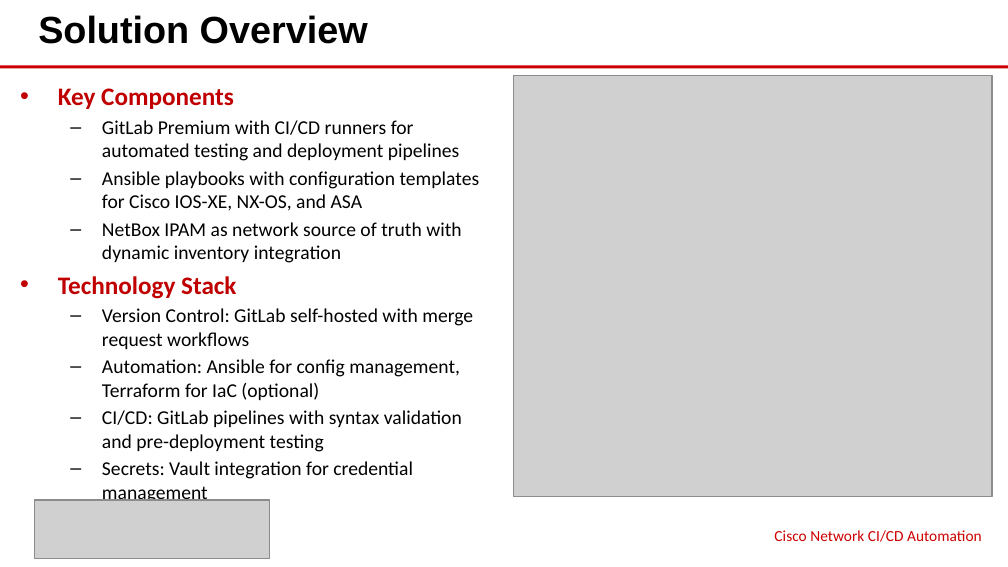
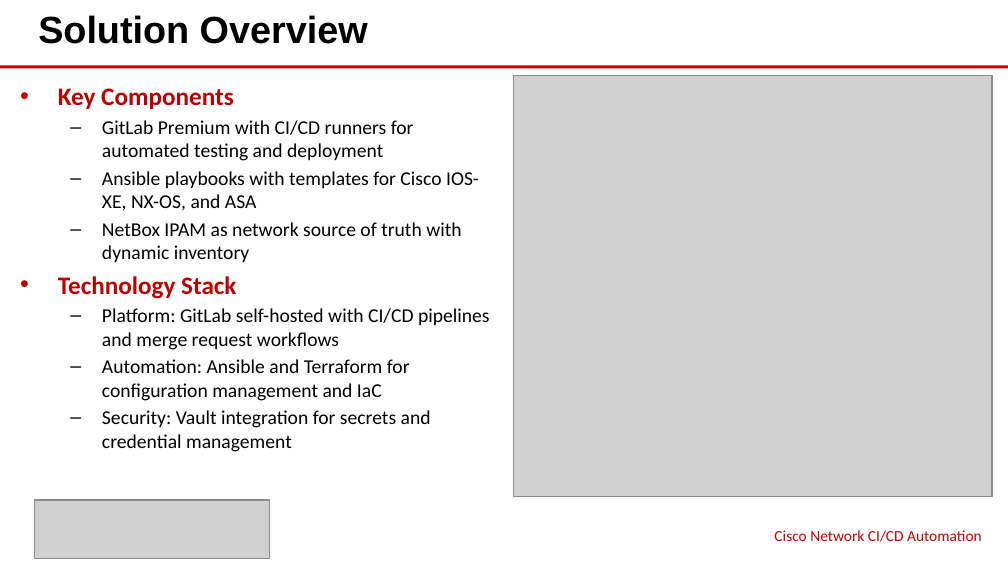
Before and after one commit to eoframework/solutions, a slide deck: slide 4 of solutions/cisco/devops/ci-cd-automation/presales/solution-briefing.pptx. Drawn at 1008x567 pixels with LibreOffice and Linux fonts; fonts in the diff are those of the drawing; grey boxes stand for pictures. Boxes give left, top, right and bottom in pixels: in the first picture for what was removed or moved away, otherwise in the second. Text is boxed around its words. In the diff, an @@ line names an element or a change of style, - is before the commit and + after.

```diff
--- a/solutions/cisco/devops/ci-cd-automation/presales/solution-briefing.pptx
+++ b/solutions/cisco/devops/ci-cd-automation/presales/solution-briefing.pptx
@@ text at [102, 120, 479, 262]: text changed @@
-  – GitLab Premium with CI/CD runners for automated testing and deployment pipelines
-  – Ansible playbooks with configuration templates for Cisco IOS-XE, NX-OS, and ASA
-  – NetBox IPAM as network source of truth with dynamic inventory integration
+  – GitLab Premium with CI/CD runners for automated testing and deployment
+  – Ansible playbooks with templates for Cisco IOS-XE, NX-OS, and ASA
+  – NetBox IPAM as network source of truth with dynamic inventory
@@ text at [102, 308, 490, 452]: text changed @@
-  – Version Control: GitLab self-hosted with merge request workflows
-  – Automation: Ansible for config management, Terraform for IaC (optional)
-  – CI/CD: GitLab pipelines with syntax validation and pre-deployment testing
-  – Secrets: Vault integration for credential management
+  – Platform: GitLab self-hosted with CI/CD pipelines and merge request workflows
+  – Automation: Ansible and Terraform for configuration management and IaC
+  – Security: Vault integration for secrets and credential management
```
Also in this commit, not shown: 1 other slide changed, 29 other files.
